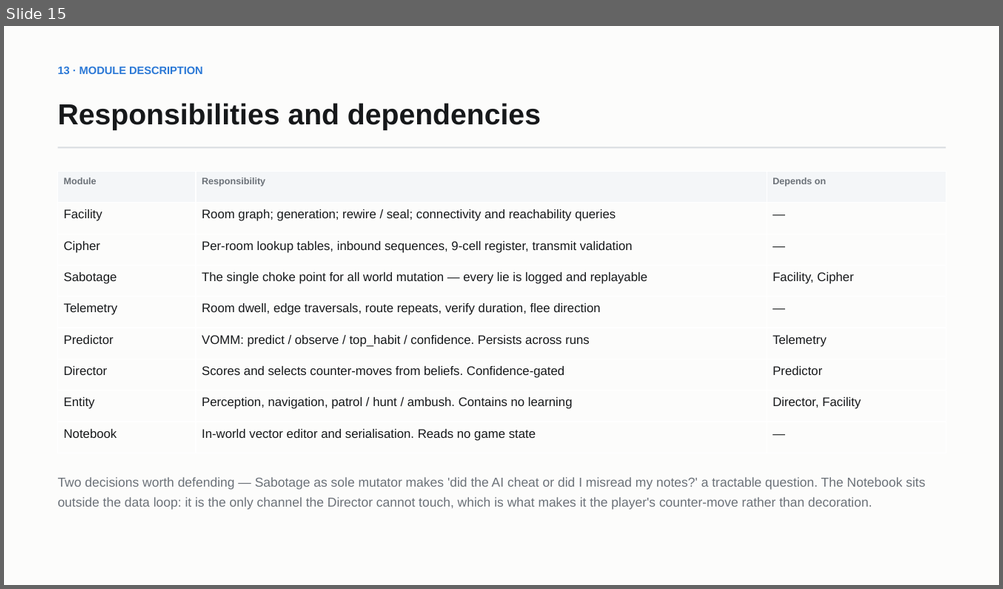
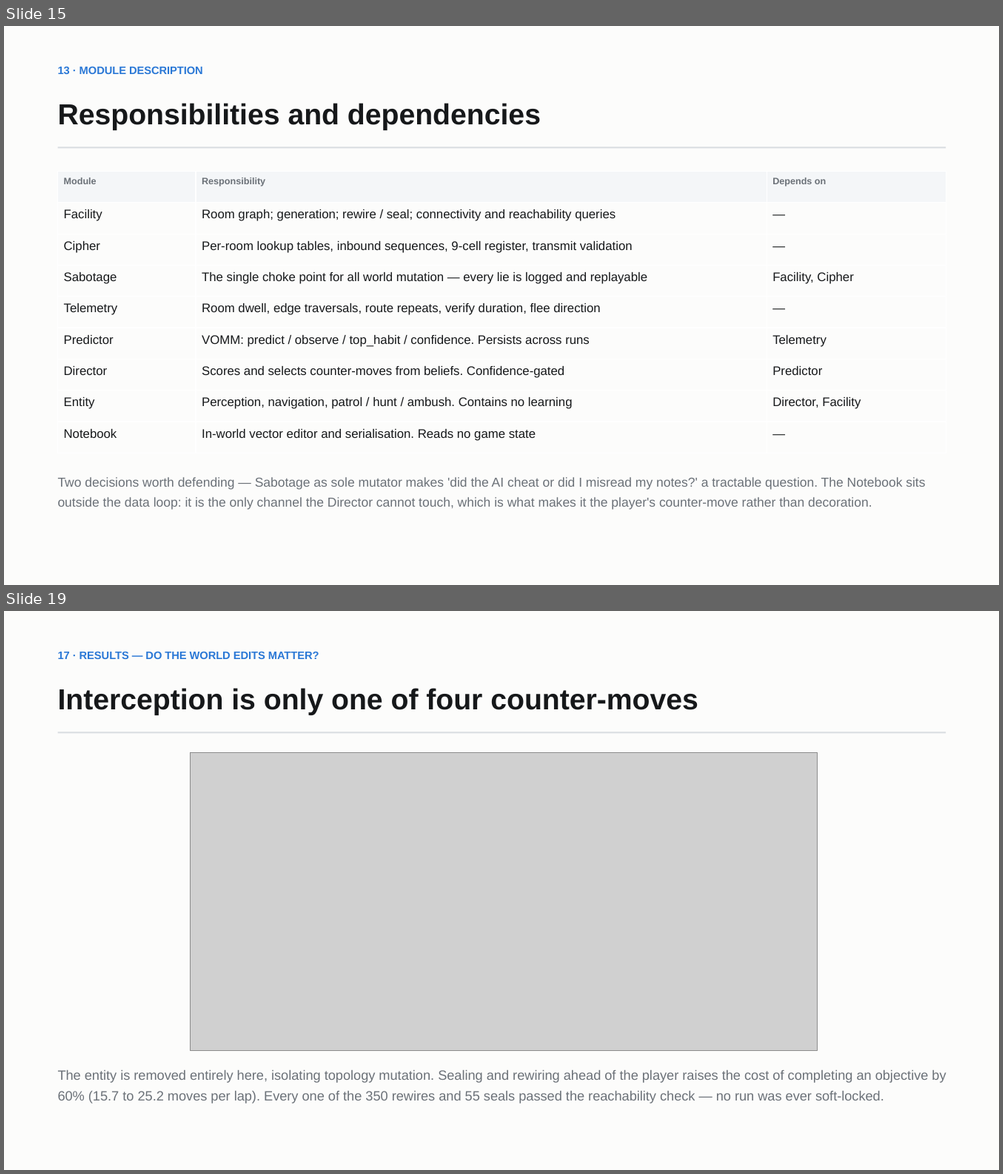
Before and after one commit to Sh1v4mKum4r/parity, a slide deck: docs/PARITY-review-deck.pptx. Shown one above the other, each under a label of ours: slide 15 before the commit, slides 15 and 19 after it; the slides between them are not shown. The pictures are 1003x589 and 1003x1174 pixels, drawn with LibreOffice and Linux fonts; fonts in the diff are those of the drawing; grey boxes stand for pictures. Boxes give left, top, right and bottom in pixels: in the first picture for what was removed or moved away, otherwise in the second. Text is boxed around its words. In the diff, an @@ line names an element or a change of style, - is before the commit and + after.

Commit message:
Implement the Director's full counter-move set and verify it
The documented four counter-moves were not all wired up: rewire() and seal_door()
existed but were never called, choose_sabotage() was never called in any measured
experiment, and the confidence gate defaulted to off. The report also claimed unit
tests that did not exist.

- FullDirector: intercept, seal, rewire, poison, scored by expected disruption x
  confidence, with the fairness rules enforced in code rather than documented
- HabitualBot rewritten to navigate by shortest path so world edits actually bite
- E5: world editing raises objective cost by 60% (15.7 -> 25.2 moves per lap)
- E6: targeted sabotage shows NO advantage under uniform reliance, 12% under
  uneven reliance -- reported as a conditional result
- test_invariants.py: 9 invariants over 25 facilities, all passing
- Demo gains all four counter-moves with live counters
- All figures, report and deck regenerated from metrics.json

```diff
--- a/docs/PARITY-review-deck.pptx
+++ b/docs/PARITY-review-deck.pptx
@@ slide 19 added at (x1=4, y1=611, x2=999, y2=1170), background #FCFCFB @@
@@ text added at (x1=58, y1=651, x2=319, y2=659), 10.5 pt, text #2A78D6, bold @@
+17 · RESULTS — DO THE WORLD EDITS MATTER?
@@ text added at (x1=58, y1=688, x2=698, y2=715), 28 pt, text #16181A, bold @@
+Interception is only one of four counter-moves
@@ rectangle added at (x1=58, y1=732, x2=945, y2=733), fill #D8DCE0 @@
@@ picture added at (x1=190, y1=753, x2=817, y2=1051) @@
@@ text added at (x1=58, y1=1071, x2=945, y2=1104), 13 pt, text #6B7178 @@
+The entity is removed entirely here, isolating topology mutation. Sealing and rewiring ahead of the player raises the cost of completing an objective by 60% (15.7 to 25.2 moves per lap). Every one of the 350 rewires and 55 seals passed the reachability check — no run was ever soft-locked.
```
Also in this commit, not shown: 7 slides changed, 2 other slides added, 15 other files.
